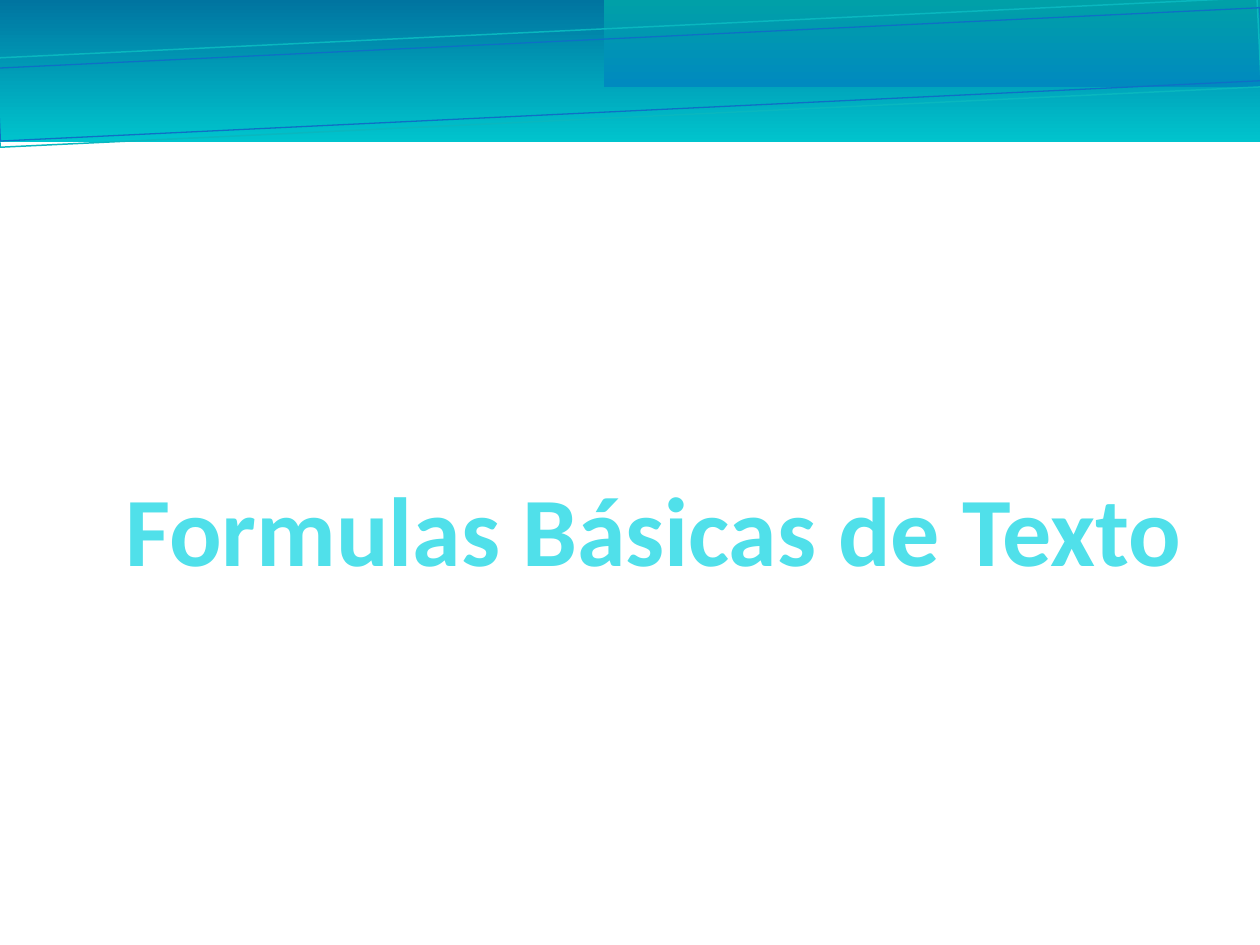
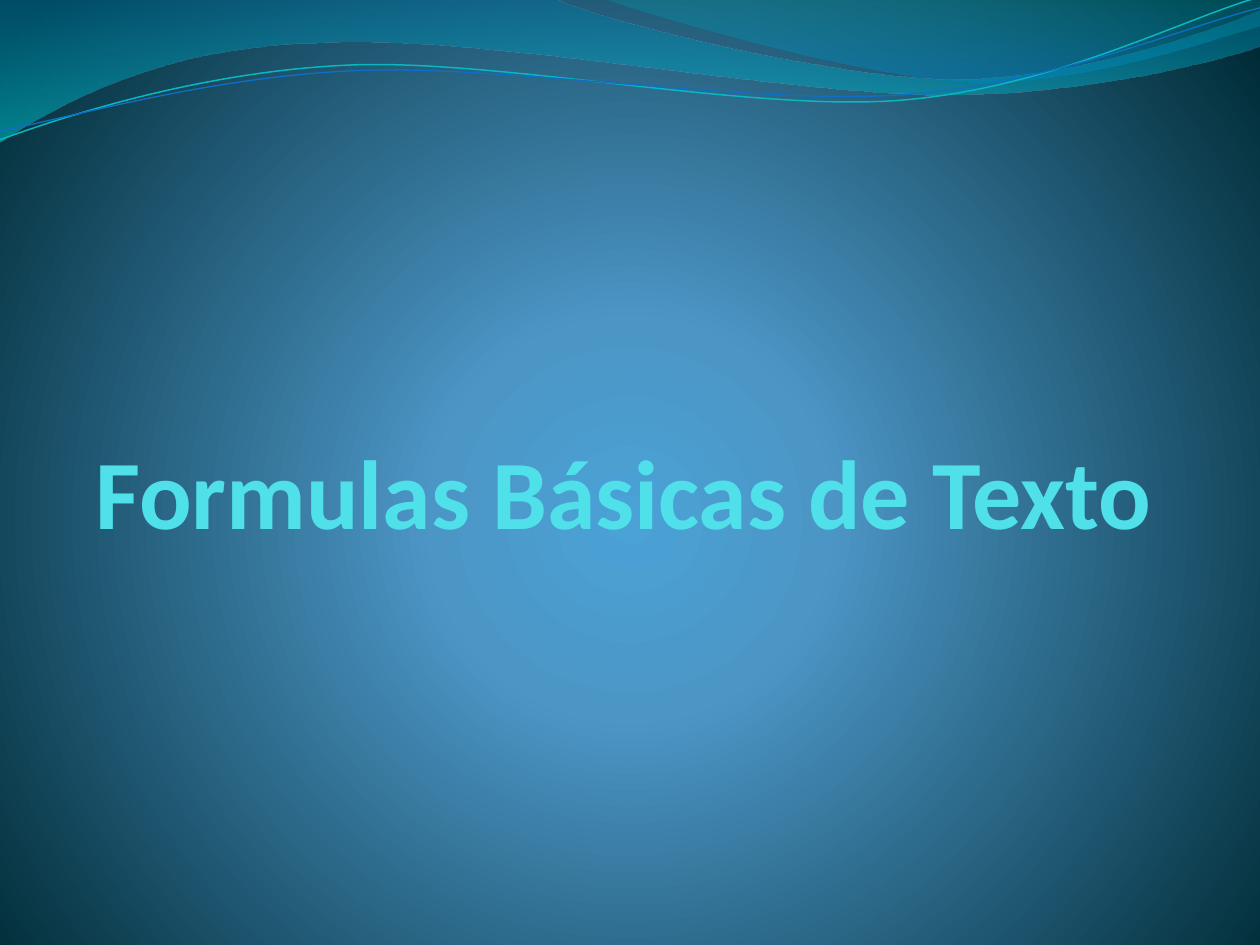
Before and after one commit to kleberloayzacastro/universidad, a slide deck: slide 1 of 2015-2016/clases/computacion_aplicada_2/clase_3/clase_3.pptx. Drawn at 1260x945 pixels with LibreOffice and Linux fonts; fonts in the diff are those of the drawing. Boxes give left, top, right and bottom in pixels: in the first picture for what was removed or moved away, otherwise in the second. Text is boxed around its words. In the diff, an @@ line names an element or a change of style, - is before the commit and + after.

```diff
--- a/2015-2016/clases/computacion_aplicada_2/clase_3/clase_3.pptx
+++ b/2015-2016/clases/computacion_aplicada_2/clase_3/clase_3.pptx
@@ background #FFFFFF to gradient #4AA0D6 to #4C98C7 to #002C38 @@
@@ rectangle removed at (0, 0, 1260, 142) @@
@@ rectangle removed at (0, 0, 1260, 147) @@
@@ rectangle removed at (0, 8, 1260, 141) @@
@@ freeform shape added at (0, 0, 1260, 142), fill gradient #0074A1 to #00C6CF @@
@@ freeform shape added at (0, 0, 1260, 147), outline #0AB8BF 0.85 pt @@
@@ freeform shape added at (0, 8, 1260, 141), outline #0F6FC6 0.75 pt @@
@@ rectangle removed at (604, 0, 1260, 87) @@
@@ freeform shape added at (604, 0, 1260, 87), fill gradient #00A1A9 to #008BBF @@
@@ title "Formulas Básicas de Texto" rewrapped from (125, 497, 1181, 567) to (95, 448, 1151, 552) @@
```
Also in this commit, not shown: 4 other slides changed, 2 slides added, 2 slides removed, 17 other files.
